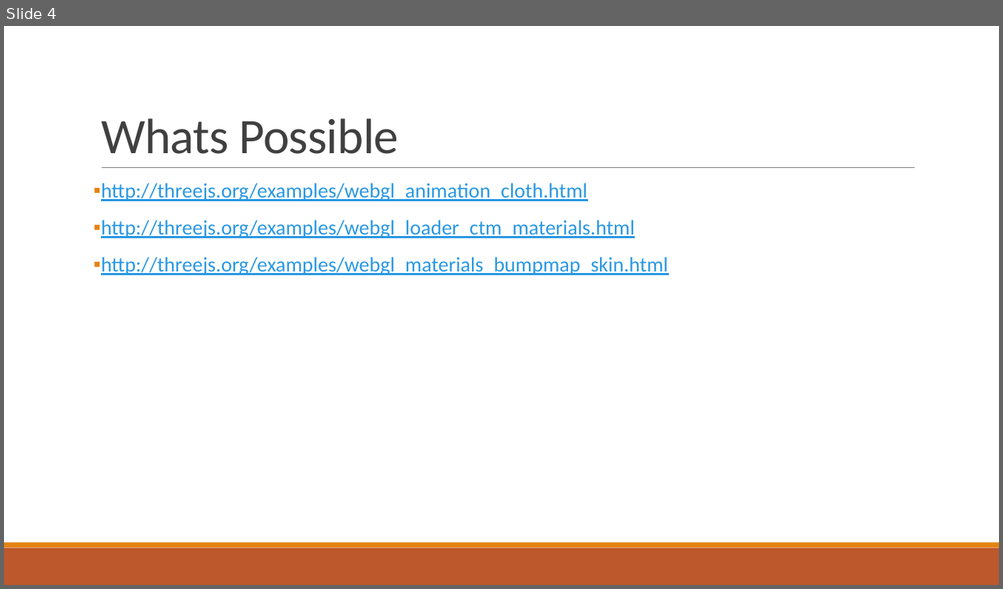
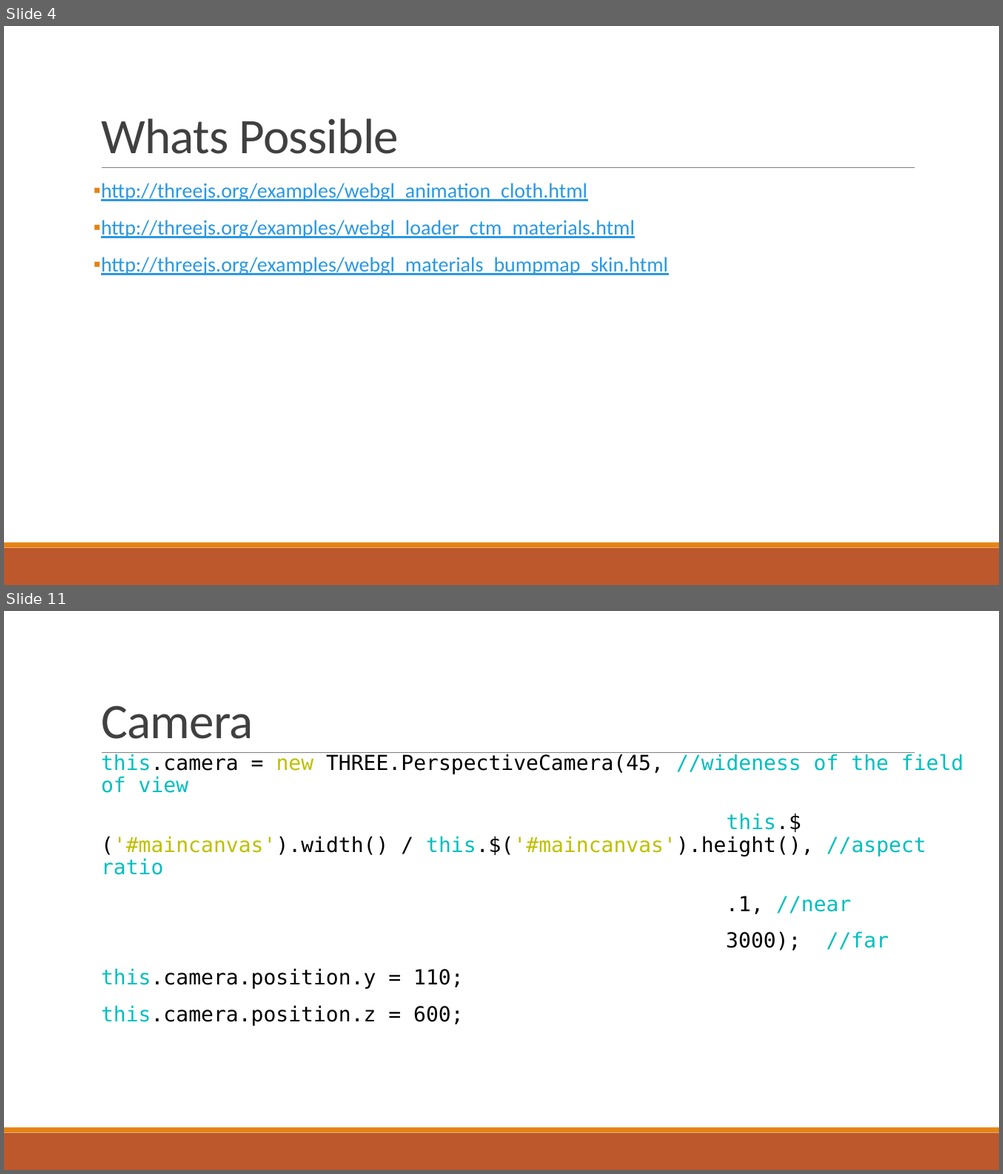
Before and after one commit to nburana/html5demo, a slide deck: notes/demo.pptx. Shown one above the other, each under a label of ours: slide 4 before the commit, slides 4 and 11 after it; the slides between them are not shown. The pictures are 1003x589 and 1003x1174 pixels, drawn with LibreOffice and Linux fonts; fonts in the diff are those of the drawing. Boxes give left, top, right and bottom in pixels: in the first picture for what was removed or moved away, otherwise in the second. Text is boxed around its words. In the diff, an @@ line names an element or a change of style, - is before the commit and + after.

```diff
--- a/notes/demo.pptx
+++ b/notes/demo.pptx
@@ slide 11 added at <box>4,611,999,1170</box>, background #FFFFFF; not listed: 3 template elements that a slide beside it also shows @@
@@ title added at <box>101,706,253,739</box>, 48 pt, text #404040 @@
+Camera
@@ text added at <box>101,754,963,1026</box>, 20 pt, text #000000 @@
+  this.camera = new THREE.PerspectiveCamera(45, //wideness of the field of view
+  this.$('#maincanvas').width() / this.$('#maincanvas').height(), //aspect ratio
+  .1, //near
+  3000); //far
+  this.camera.position.y = 110;
+  this.camera.position.z = 600;
```
Also in this commit, not shown: 10 other slides added, 3 slides removed, 3 other files.
